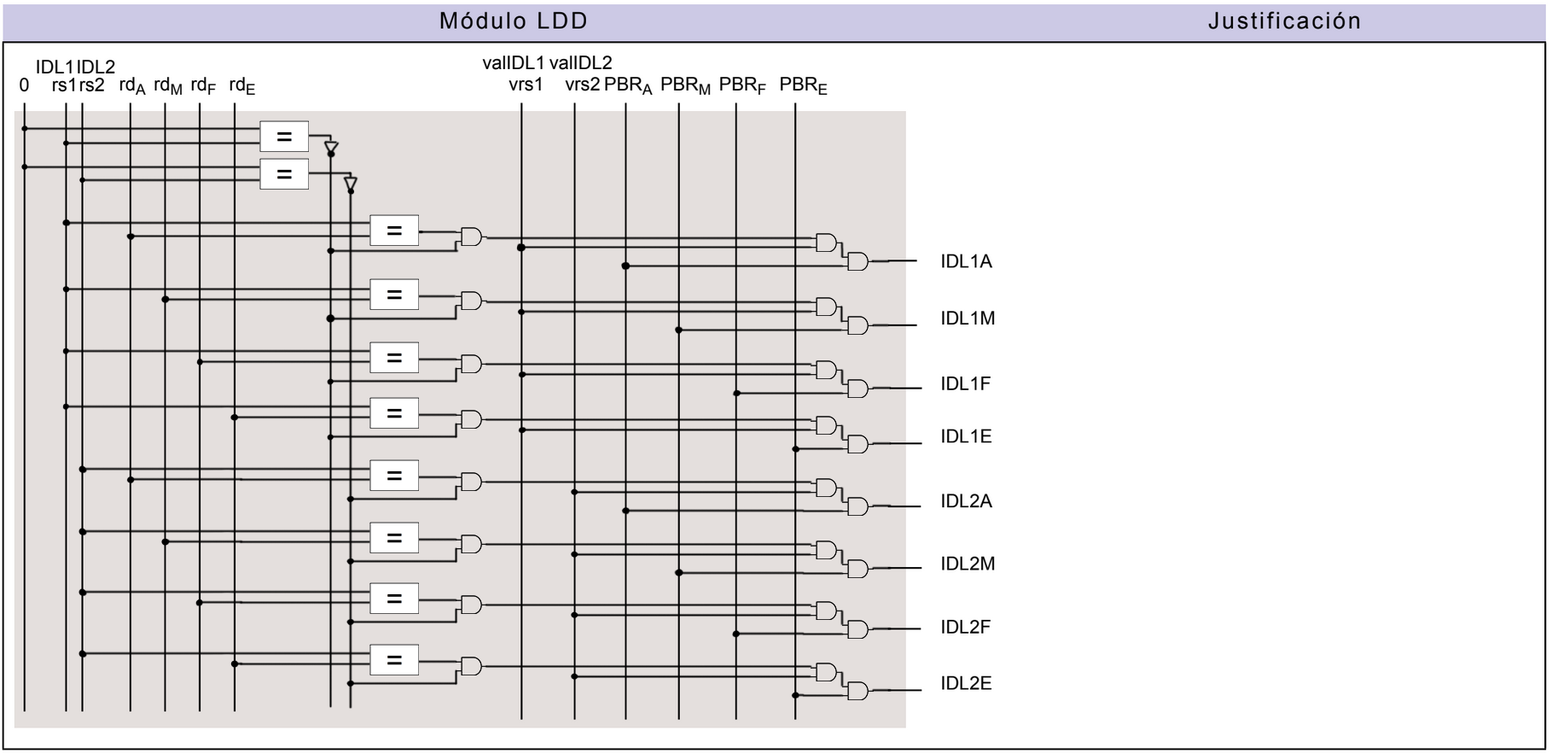
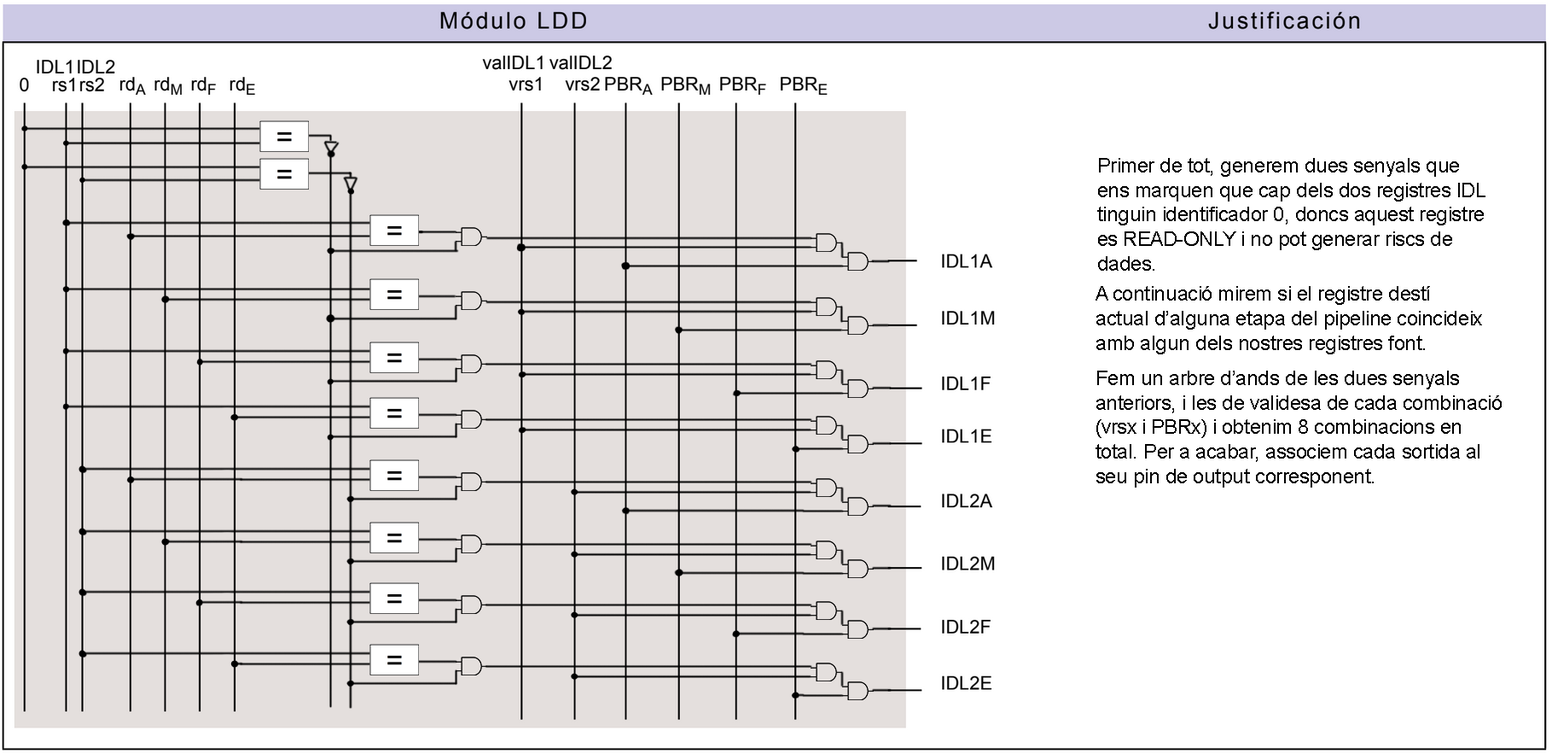
The second 1552px x 754px image is a revision of the first. Changes to its layers:
added layer "A continuació mirem si el registre destí actual d’alguna etapa" above "Primer de tot, generem dues senyals que ens marquen que cap del" over 1095, 285, 1483, 355
added layer "Primer de tot, generem dues senyals que ens marquen que cap del" above "NOTcomparator2" over 1097, 157, 1486, 271
added layer "Fem un arbre d’ands de les dues senyals anteriors, i les de val" above "Layer 1" over 1095, 370, 1503, 488
